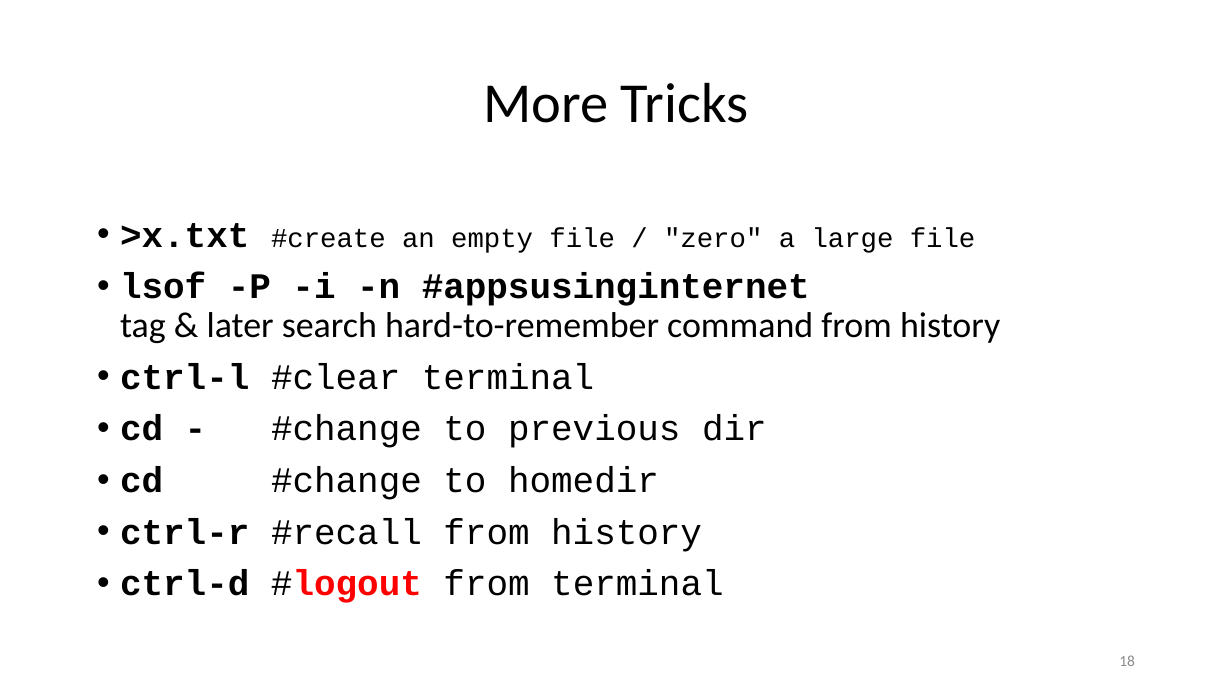
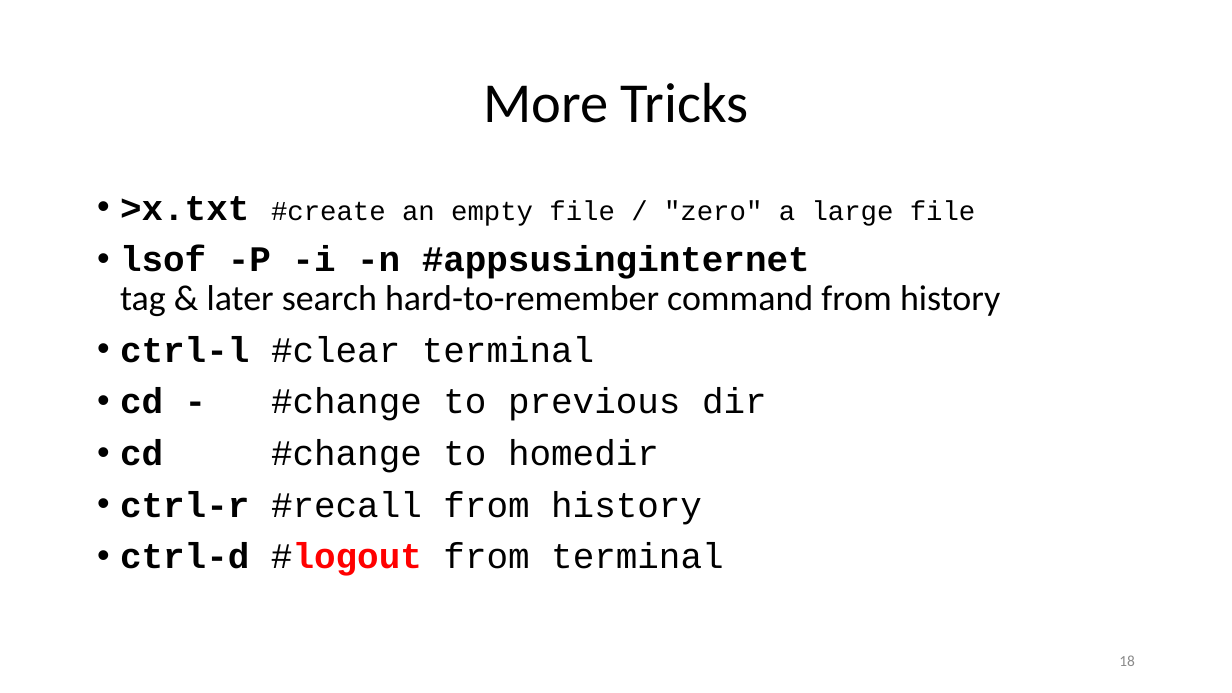
Before and after one commit to ketancmaheshwari/lisa19, a slide deck: slide 18 of lpt_LISA.pptx. Drawn at 1232x693 pixels with LibreOffice and Linux fonts; fonts in the diff are those of the drawing. Boxes give left, top, right and bottom in pixels: in the first picture for what was removed or moved away, otherwise in the second. Text is boxed around its words. In the diff, an @@ line names an element or a change of style, - is before the commit and + after.

```diff
--- a/lpt_LISA.pptx
+++ b/lpt_LISA.pptx
@@ text ">x.txt #create an empty file ..." moved from (x1=120, y1=223, x2=1000, y2=603) to (x1=120, y1=196, x2=1000, y2=576) @@
```
Also in this commit, not shown: 1 other slide changed, 1 other file.
